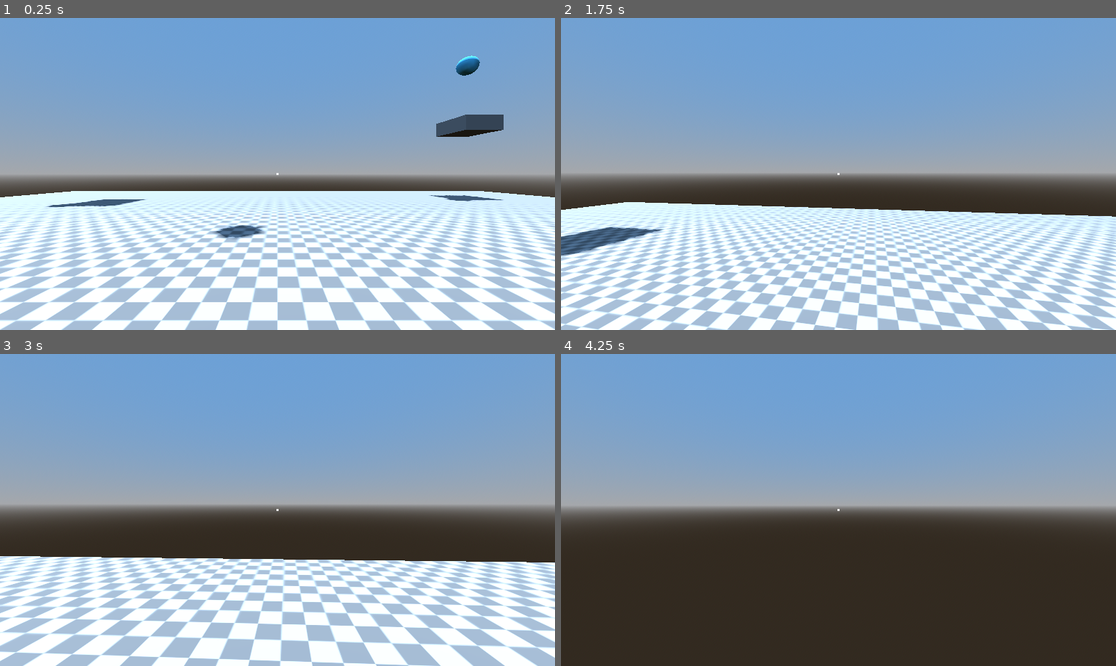
Above: before the commit, frames 1-4 (two rows, left to right).
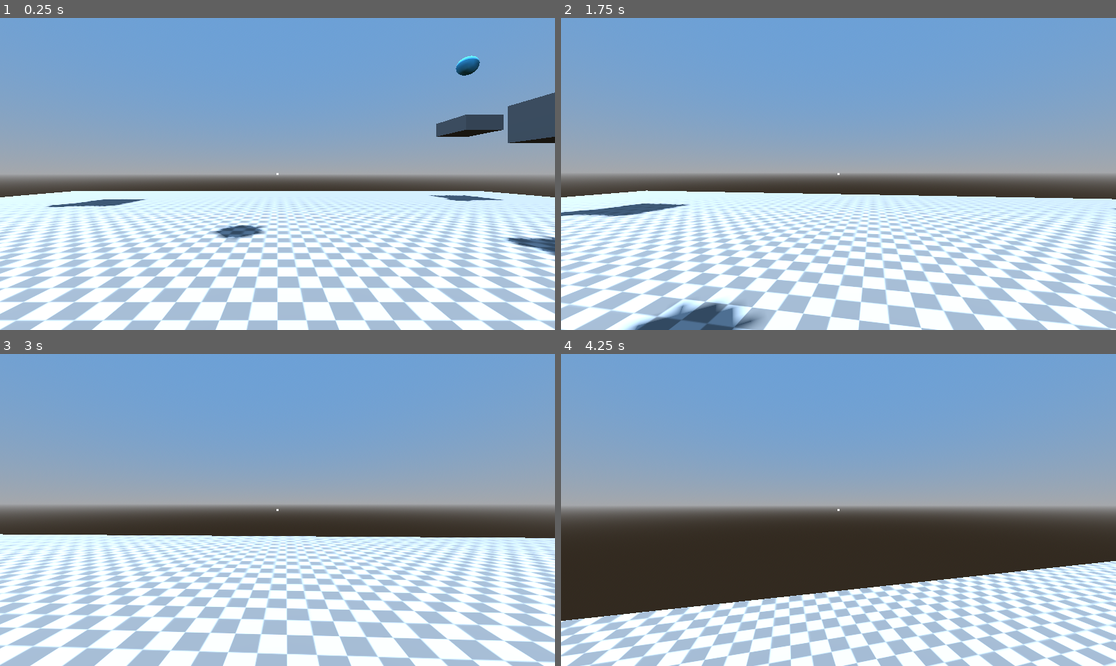
Above: after the commit, the same moments.

Repository: jwund7/game_testing
Game: Godot game, scene res://world/world.tscn
Same seed, same stepped clock (60 frames per second), same inputs: the game is played once before the commit and once after it.
Inputs (mouse positions are in pixels of both pictures, inside the frame that each line leads up to):
- Up to frame 1 (0.25 s): no input
- Up to frame 2 (1.75 s): tap Enter at 0.5 s; move the mouse to (866, 174) at 0.52 s; hold W (forward) from 0.53 s (still down); tap Ctrl (dodge) at 0.6 s; tap Space (jump) at 0.77, 1.07, 1.52 s; tap E (grapple) at 0.8, 1.35 s; move the mouse to (810, 174) at 1.27 s; right-click (810, 174) at 1.55 s
- Up to frame 3 (3 s): keep holding W (forward); tap Space (jump) at 1.82 s; move the mouse to (288, 503) at 2.02 s; hold Shift (sprint) 2.03-2.78 s; right-click (288, 503) at 2.1 s; move the mouse to (271, 516) at 2.77 s; tap Shift (sprint) at 2.85 s
- Up to frame 4 (4.25 s): keep holding W (forward); tap Space (jump) at 3.02, 3.05, 3.32, 3.6, 3.77, 4.07 s; move the mouse to (877, 513) at 3.52 s; tap Ctrl (dodge) at 3.8 s

The runs differ from the first frame. In frame 1, 1.5% of the frame differs, in the area x 3-100%, y 23-77%; in frame 2, 27%, in the area x 0-100%, y 55-100%; in frame 3, 24%; in frame 4, 24%.

Commit message:
added levitate
added a levitate ability
refactored physics process ability function

Diff:
--- a/game_1/player/ability_controller.gd
+++ b/game_1/player/ability_controller.gd
@@ -4,7 +4,7 @@
 @onready var collision: CollisionShape3D = $"../CollisionShape3D"
 @onready var uncrouch_check: Area3D = $"../UncrouchCheck"
 @onready var dodge_timer: Timer = $DodgeTime
-
+@onready var levitate_timer: Timer = $LevitateTime
 
 var selected_ability: String
 
@@ -23,38 +23,38 @@
 var dodge_time: float = 0.2
 var dodge_power: float = 20.0
 
+# levitate ability variables
+@export var is_levitating: bool = false
+var start_height: float
+var end_height: float
+var ascent_time: float = 1.0
+var levitate_height: float = 2.0
+var levitate_time: float = 10.0
+
 func _ready() -> void:
 	# placeholder, could change when more abilities are added
-	selected_ability = "dodge"
+	selected_ability = "levitate"
 	dodge_timer.timeout.connect(stop_dodge)
+	levitate_timer.timeout.connect(stop_levitate)
 
 func _physics_process(delta: float) -> void:
+	# run ability process functions
 	if selected_ability == "crouch":
-		# run timer for crouch ability cooldown
-		if crouch_cooldown >= 0:
-			crouch_cooldown -= delta
-		# handle crouching animation speed
-		# keep crouch_time between 0.0 and 1.0, going up or down depending on is_crouched
-		if crouch_time <= 1.0 and is_crouched:
-			crouch_time += delta
-		elif crouch_time >= 0.0 and not is_crouched:
-			crouch_time -= delta
-		# linear interpolation of collision shape using crouch_time as weight
-		# (e.g. crouch_time = 0.0 -> fully at base_height)
-		collision.shape.height = lerp(base_height, crouch_height, crouch_time)
+		_crouch_process(delta)
 	if selected_ability == "dodge":
-		# run timer for dodge length and interpolate velocity to prevent instant stop
-		if dodge_time >= 0:
-			dodge_time -= delta
-			player.velocity = player.velocity.lerp(Vector3(0,0,0), dodge_time)
-		# run timer for dodge cooldown
-		if dodge_cooldown >= 0:
-			dodge_cooldown -= delta
+		_dodge_process(delta)
+	if selected_ability == "levitate":
+		_levitate_process(delta)
 
 func stop_dodge() -> void:
 	# end the dodge when timer runs out
 	is_dodging = false
 	dodge_timer.stop()
+
+func stop_levitate() -> void:
+	# end levitate when timer runs out
+	is_levitating = false
+	levitate_timer.stop()
 
 func can_uncrouch() -> bool:
 	# check if any environment obstacles exist above player
@@ -67,6 +67,8 @@
 			_handle_crouch()
 		if selected_ability == "dodge":
 			_handle_dodge()
+		if selected_ability == "levitate":
+			_handle_levitate()
 
 func _handle_crouch() -> void:
 	# only allow ability use if player is on floor and cooldown is off
@@ -80,6 +82,20 @@
 			# crouch and start cooldown
 			is_crouched = true
 			crouch_cooldown = base_crouch_cooldown
+
+func _crouch_process(delta: float) -> void:
+	# run timer for crouch ability cooldown
+	if crouch_cooldown >= 0:
+		crouch_cooldown -= delta
+	# handle crouching animation speed
+	# keep crouch_time between 0.0 and 1.0, going up or down depending on is_crouched
+	if crouch_time <= 1.0 and is_crouched:
+		crouch_time += delta
+	elif crouch_time >= 0.0 and not is_crouched:
+		crouch_time -= delta
+	# linear interpolation of collision shape using crouch_time as weight
+	# (e.g. crouch_time = 0.0 -> fully at base_height)
+	collision.shape.height = lerp(base_height, crouch_height, crouch_time)
 
 func _handle_dodge() -> void:
 	# only allow use if cooldown is off
@@ -97,3 +113,38 @@
 			dodge_timer.start()
 			# set (not add) velocity of player
 			player.velocity = direction * dodge_power
+
+func _dodge_process(delta: float) -> void:
+	# run timer for dodge length and interpolate velocity to prevent instant stop
+	if dodge_time >= 0:
+		dodge_time -= delta
+		# linear interpolation of velocity with time spent dodging as weight
+		player.velocity = player.velocity.lerp(Vector3(0,0,0), dodge_time)
+	# run timer for dodge cooldown
+	if dodge_cooldown >= 0:
+		dodge_cooldown -= delta
+
+func _handle_levitate() -> void:
+	# only allow ability use if player is on floor
+	if player.is_on_floor():
+		ascent_time = 0
+		# get positions for beginning and intended heights
+		start_height = player.position.y
+		end_height = start_height + levitate_height
+		is_levitating = true
+		levitate_timer.wait_time = levitate_time
+		levitate_timer.start()
+	# cancel levitate if in the air
+	elif is_levitating and ascent_time >= 1.0:
+		stop_levitate()
+
+func _levitate_process(delta: float) -> void:
+	# run timer for length of ascent
+	if ascent_time < 1.0:
+		ascent_time += delta
+		# linear interpolation of y position using ascent_time as weight
+		player.position.y = lerp(start_height, end_height, ascent_time)
+		# stop upward movement if player collides with something
+		if player.is_on_ceiling():
+			end_height = player.position.y
+			ascent_time = 1.0
--- a/game_1/player/player.gd
+++ b/game_1/player/player.gd
@@ -11,7 +11,6 @@
 const SENS: float = 0.35
 
 # ground movement variables
-var crouch_speed: float = 2.5
 var walk_speed: float = 3.5
 var sprint_speed: float = 4.5
 var ground_accel: float = 14.0
@@ -28,13 +27,20 @@
 var jump_buffer: bool = false
 var jump_buffer_time: float = 0.1
 
+# ability movement variables
+var crouch_speed: float = 2.5
+var levitate_speed: float = 2.5
+var levitate_accel: float = 2.5
+
 func _ready() -> void:
 	Input.mouse_mode = Input.MOUSE_MODE_CAPTURED
 
 func get_move_speed() -> float:
-	# prevent sprinting and return crouch speed if player is using crouch ability
+	# prevent sprinting and return unique speed if player is using crouch or levitate ability
 	if ability_controller.is_crouched:
 		return crouch_speed
+	if ability_controller.is_levitating:
+		return levitate_speed
 	# otherwise, return speed based on if player is sprinting
 	else:
 		if Input.is_action_pressed("sprint"):
@@ -91,21 +97,39 @@
 		if not grapple_controller.is_launched:
 			self.velocity += accel_speed * direction
 
+func _levitate_physics(delta: float, direction: Vector3) -> void:
+	# get the max speed as a vector
+	var max_speed: Vector3 = Vector3(get_move_speed(), 100.0, get_move_speed())
+	# add velocity based on direction
+	self.velocity += levitate_accel * direction * delta
+	# prevent velocity changes while grappling
+	if not grapple_controller.is_launched:
+		# slow down while no movement is occurring
+		if direction.length() == 0.0:
+			self.velocity -= self.velocity * delta
+		# clamp velocity to prevent going over max speed
+		self.velocity = self.velocity.clamp(-max_speed, max_speed)
+
 func _physics_process(delta: float) -> void:
 	# movement
 	var input_dir := Input.get_vector("left", "right", "forward", "backward")
 	var direction := (cam_mount.transform.basis * Vector3(input_dir.x, 0, input_dir.y)).normalized()
-	# pause normal physics while dodge is occurring
-	if not ability_controller.is_dodging:
-		if is_on_floor():
-			# always run ground physics if on floor
-			_ground_physics(delta, direction)
-			# if there is a jump buffered, jump
-			if jump_buffer == true:
-				jump()
-		else:
-			# always run air physics if not on floor
-			_air_physics(delta, direction)
+	# avoid using other physics while levitating
+	if not ability_controller.is_levitating:
+		# pause normal physics while dodge is occurring
+		if not ability_controller.is_dodging:
+			if is_on_floor():
+				# always run ground physics if on floor
+				_ground_physics(delta, direction)
+				# if there is a jump buffered, jump
+				if jump_buffer == true:
+					jump()
+			else:
+				# always run air physics if not on floor
+				_air_physics(delta, direction)
+	else:
+		# use levitate physics while levitating
+		_levitate_physics(delta, direction)
 
 	# jumping
 	if Input.is_action_just_pressed("jump"):
--- a/game_1/player/player.tscn
+++ b/game_1/player/player.tscn
@@ -71,6 +71,9 @@
 [node name="DodgeTime" type="Timer" parent="AbilityController"]
 wait_time = 0.2
 
+[node name="LevitateTime" type="Timer" parent="AbilityController"]
+wait_time = 5.0
+
 [node name="UncrouchCheck" type="Area3D" parent="."]
 transform = Transform3D(1, 0, 0, 0, 1, 0, 0, 0, 1, 0, 0.72, 0)
 collision_mask = 2
--- a/game_1/world/world.tscn
+++ b/game_1/world/world.tscn
@@ -180,6 +180,12 @@
 [node name="GrapplePoint5" parent="ParkourBlocks" instance=ExtResource("3_4717r")]
 transform = Transform3D(1, 0, 0, 0, 1, 0, 0, 0, 1, -13.561945, 16.14803, -13.312857)
 
+[node name="CSGBox3D18" type="CSGBox3D" parent="ParkourBlocks"]
+transform = Transform3D(1, 0, 0, 0, 1, 0, 0, 0, 1, -3.4498353, 2.3342953, -4.6961827)
+use_collision = true
+collision_layer = 2
+size = Vector3(2, 0.8, 2)
+
 [node name="CrawlBlocks" type="Node3D" parent="."]
 transform = Transform3D(1, 0, 0, 0, 1, 0, 0, 0, 1, 8, 0, 12)
 
